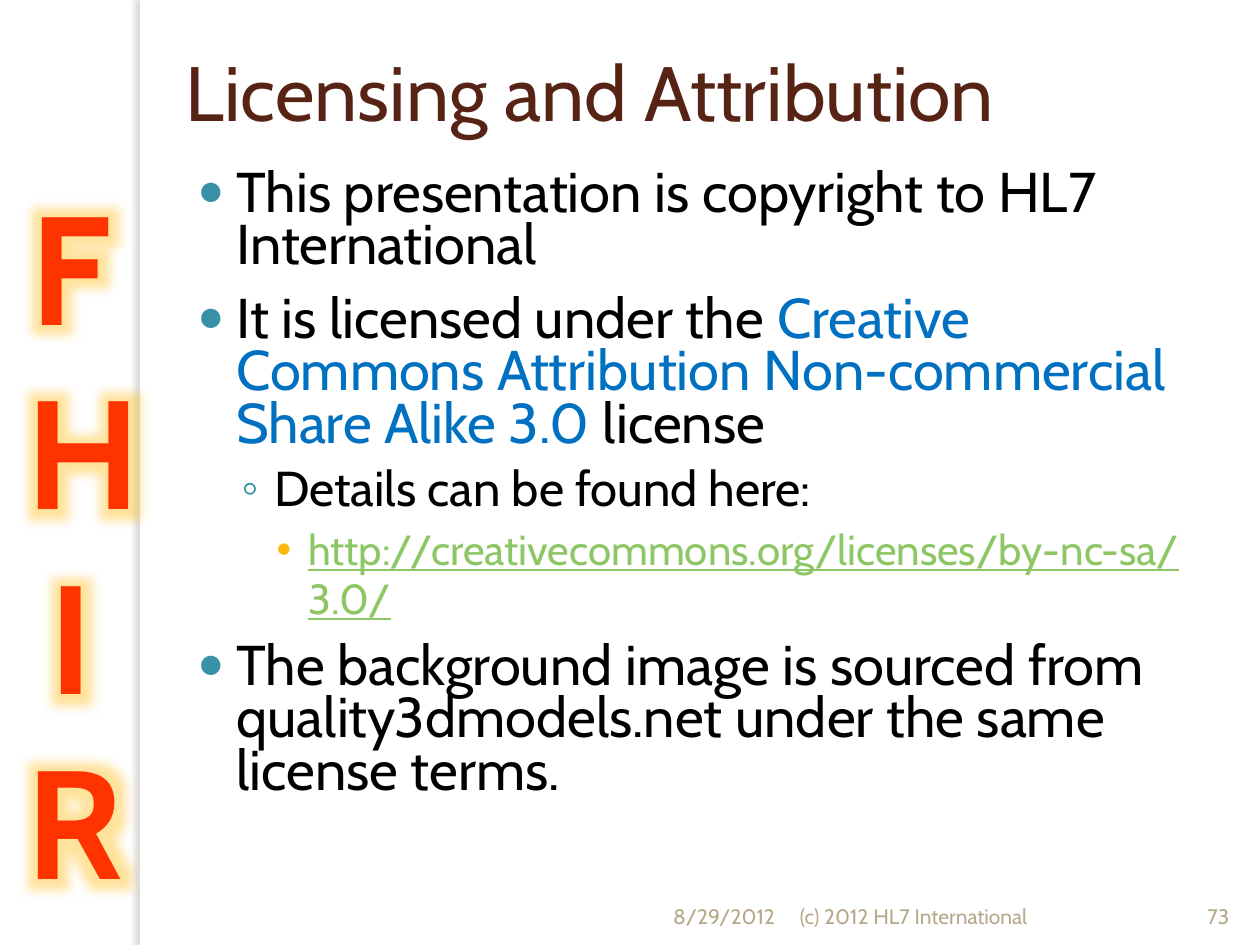
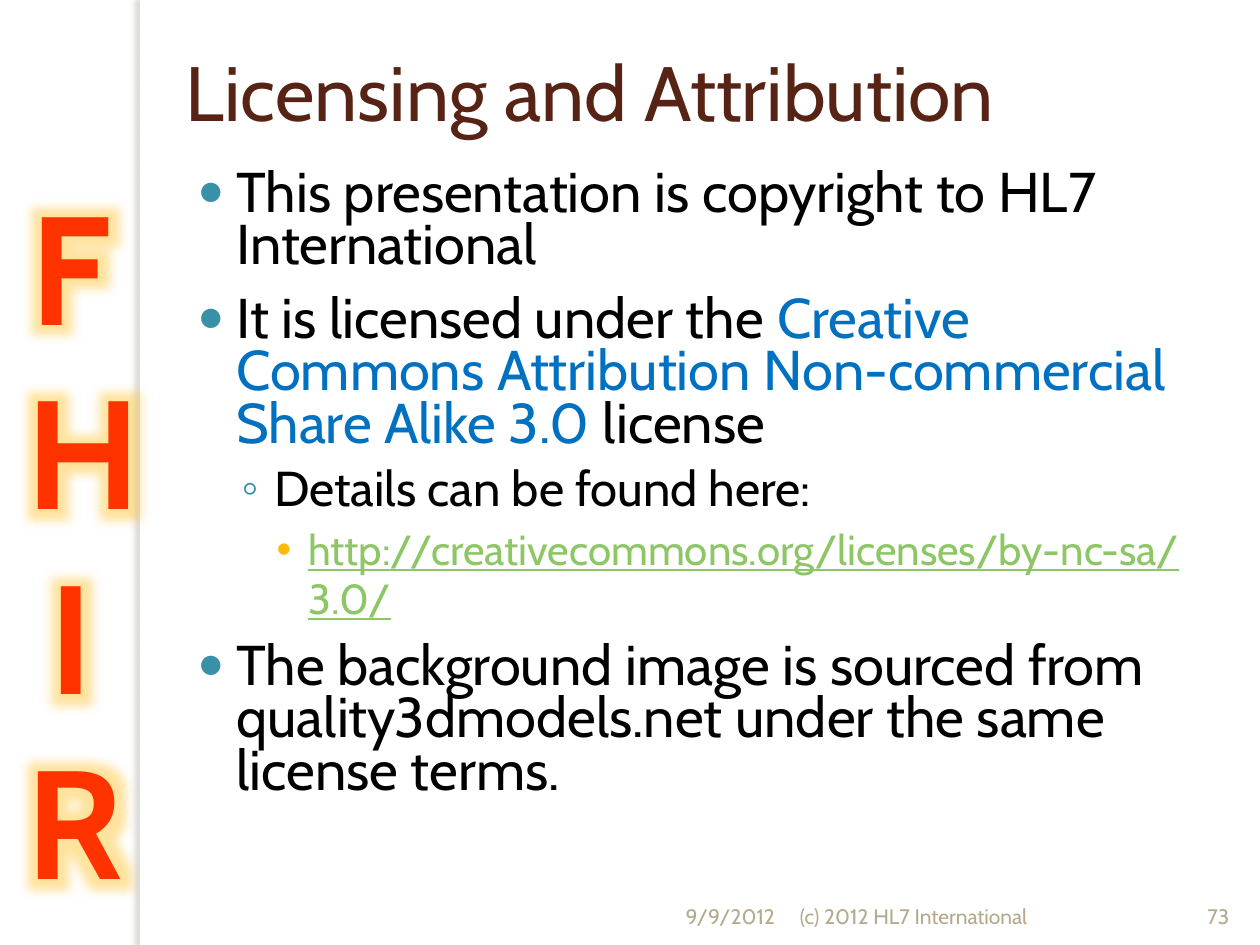
Before and after one commit to vista-novo/fhir, a slide deck: slide 73 of presentations/2012-Sept/201209 WGM Introduction to FHIR.pptx. Drawn at 1260x945 pixels with LibreOffice and Linux fonts; fonts in the diff are those of the drawing; background and template pictures are left out. Boxes give left, top, right and bottom in pixels: in the first picture for what was removed or moved away, otherwise in the second. Text is boxed around its words. In the diff, an @@ line names an element or a change of style, - is before the commit and + after.

```diff
--- a/presentations/2012-Sept/201209 WGM Introduction to FHIR.pptx
+++ b/presentations/2012-Sept/201209 WGM Introduction to FHIR.pptx
@@ text at <box>686,909,775,926</box>: text changed @@
-8/29/2012
+9/9/2012
```
Also in this commit, not shown: 2 other slides changed.
